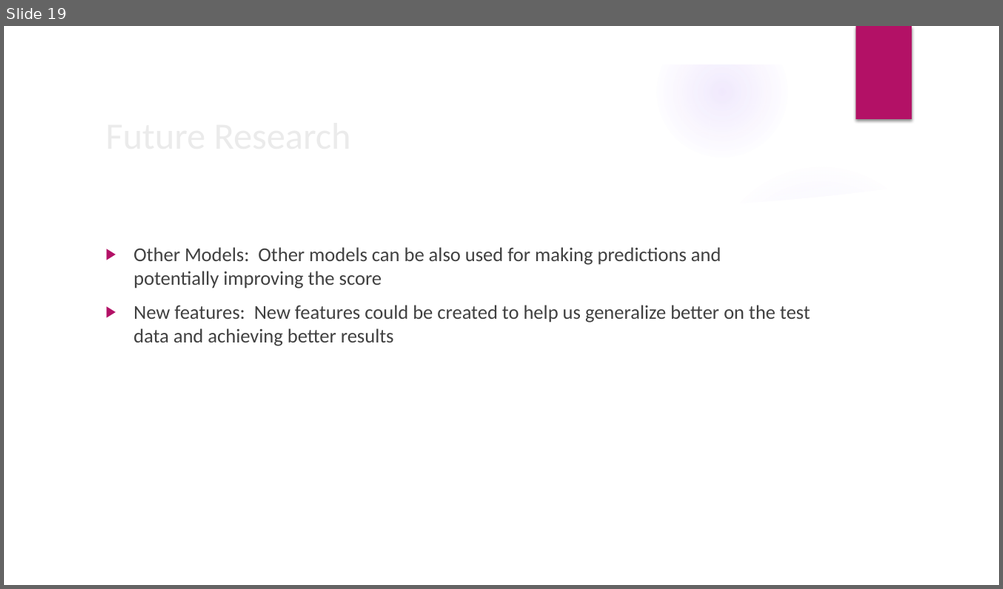
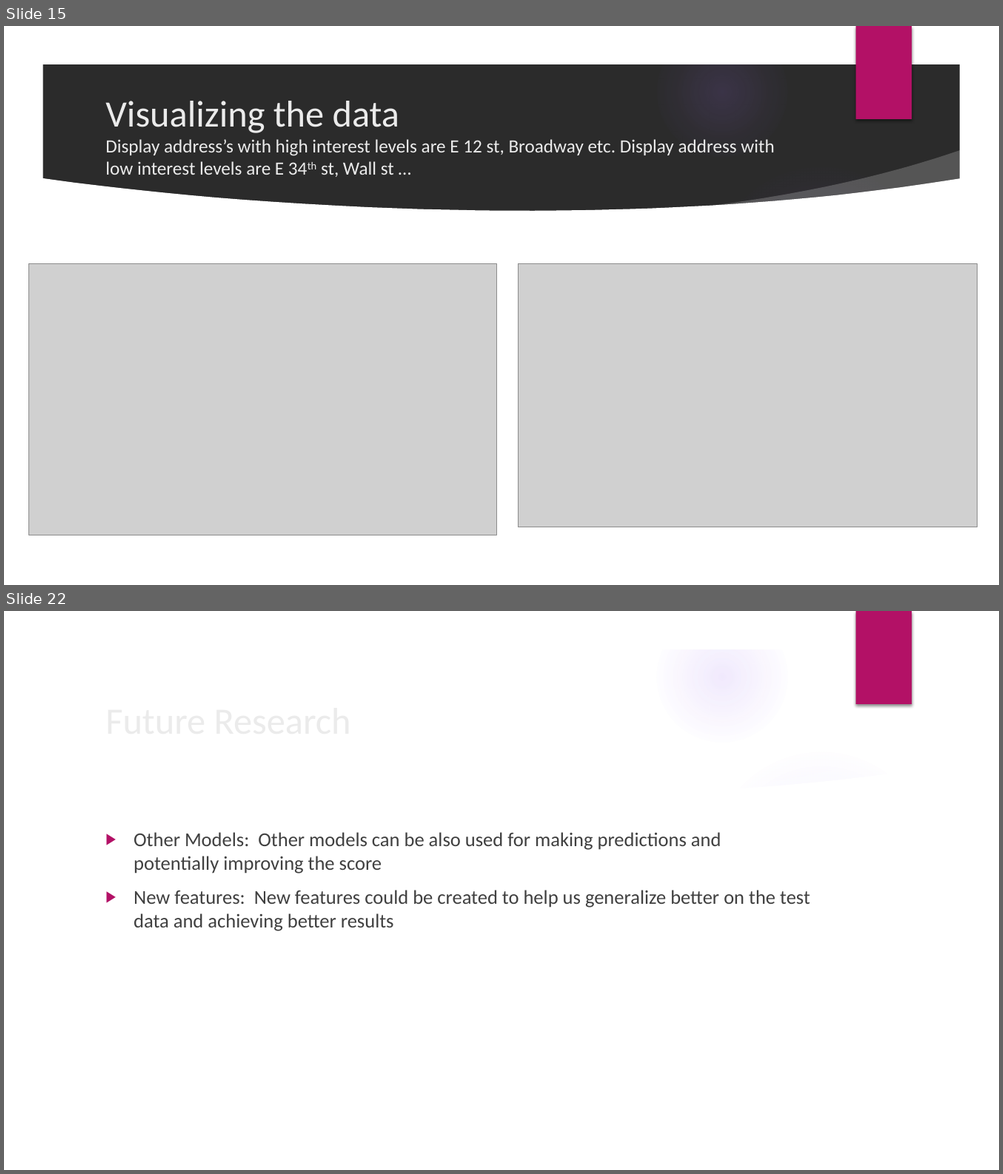
Before and after one commit to SidhantAB/Springboard-data-science-intensive-Capstone-project, a slide deck: Capstone Project Presentation.pptx. Shown one above the other, each under a label of ours: slide 19 before the commit, slides 15 and 22 after it; the slides between them are not shown. The pictures are 1003x589 and 1003x1174 pixels, drawn with LibreOffice and Linux fonts; fonts in the diff are those of the drawing; grey boxes stand for pictures; background and template pictures are left out; a plain dark background stands for a picture behind light text. Boxes give left, top, right and bottom in pixels: in the first picture for what was removed or moved away, otherwise in the second. Text is boxed around its words. In the diff, an @@ line names an element or a change of style, - is before the commit and + after.

```diff
--- a/Capstone Project Presentation.pptx
+++ b/Capstone Project Presentation.pptx
@@ slide 15 added at bbox=[4, 26, 999, 585], background picture (left out); not listed: 9 template elements that a slide beside it also shows @@
@@ title added at bbox=[105, 101, 774, 177], 18 pt, text #EBEBEB @@
+Visualizing the data
+Display address’s with high interest levels are E 12 st, Broadway etc. Display address with low interest levels are E 34th st, Wall st …
@@ picture added at bbox=[29, 264, 497, 536] @@
@@ picture added at bbox=[518, 264, 977, 528] @@
@@ what was slide 19 is now slide 22 @@
```
Also in this commit, not shown: 13 slides changed, 6 other slides added, 4 slides removed.
